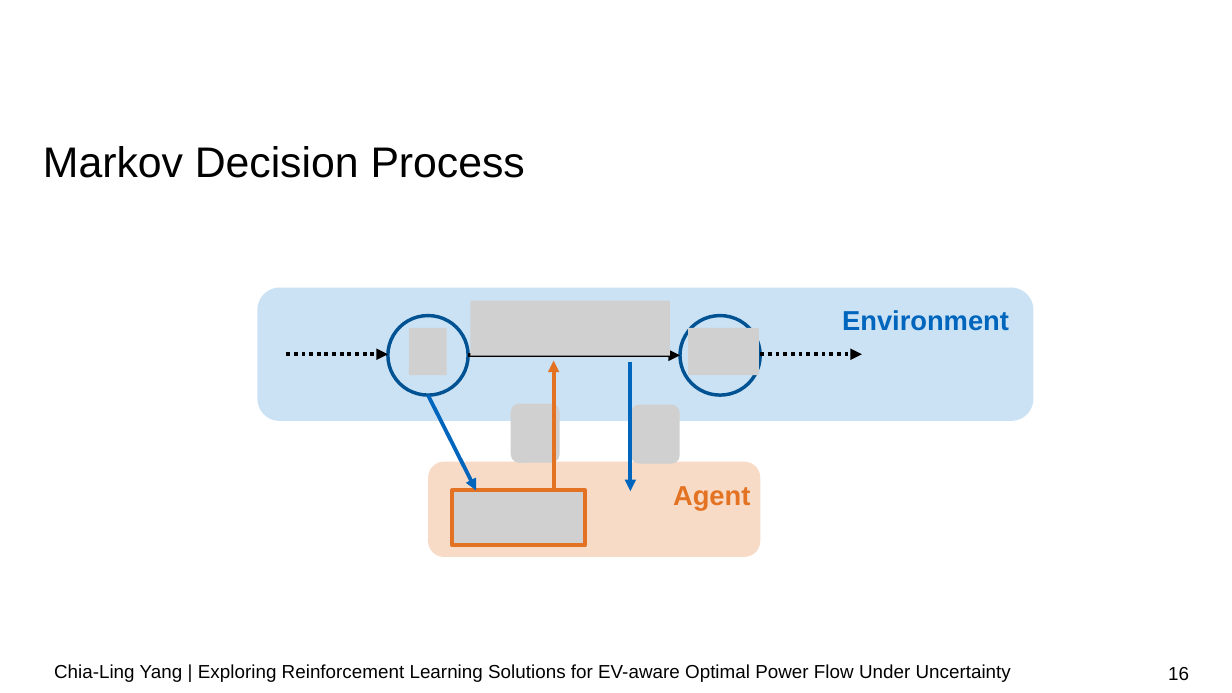
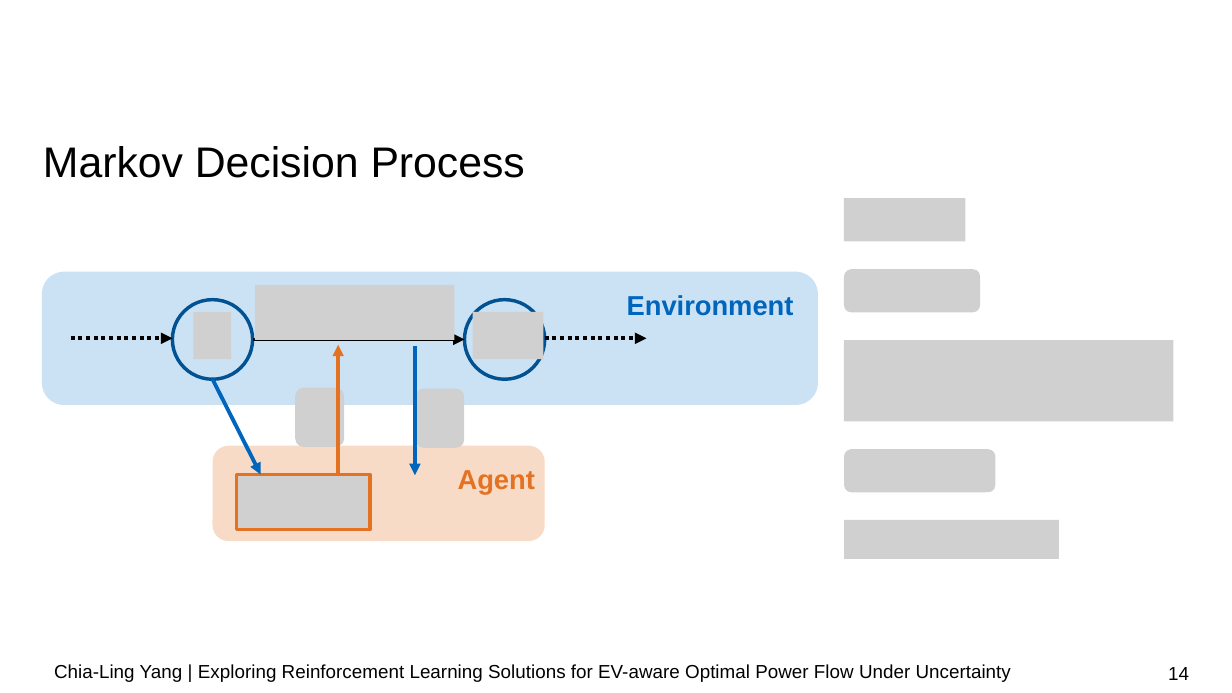
Before and after one commit to chialingyang7718/RL_OPF_EVaware, a slide deck: slide 14 of Mid-term Presentation.pptx (slide 16 before the commit). Drawn at 1232x693 pixels with LibreOffice and Linux fonts; fonts in the diff are those of the drawing; grey boxes stand for pictures; background and template pictures are left out. Boxes give left, top, right and bottom in pixels: in the first picture for what was removed or moved away, otherwise in the second. Text is boxed around its words. In the diff, an @@ line names an element or a change of style, - is before the commit and + after.

```diff
--- a/Mid-term Presentation.pptx
+++ b/Mid-term Presentation.pptx
@@ picture added at (844, 198, 966, 241) @@
@@ picture added at (255, 285, 455, 340) @@
@@ picture added at (844, 270, 981, 313) @@
@@ 6 arrows, 2 pictures, 2 texts, 2 rounded rectangles, 2 ellipses: place and size @@
-6 arrows, 2 pictures, 2 texts, 2 rounded rectangles, 2 ellipses at (257, 287, 1034, 557)
+6 arrows, 2 pictures, 2 texts, 2 rounded rectangles, 2 ellipses at (42, 272, 818, 541)
@@ picture added at (844, 340, 1173, 421) @@
@@ picture added at (296, 388, 345, 447) @@
@@ picture added at (415, 388, 464, 447) @@
@@ group removed at (452, 301, 680, 546): 4 pictures @@
@@ picture added at (237, 474, 370, 530) @@
@@ picture added at (844, 450, 995, 493) @@
@@ picture added at (844, 520, 1058, 559) @@
@@ page number at (1168, 667, 1189, 680): text changed @@
-16
+14
```
Also in this commit, not shown: 9 other slides changed, 1 other file.
